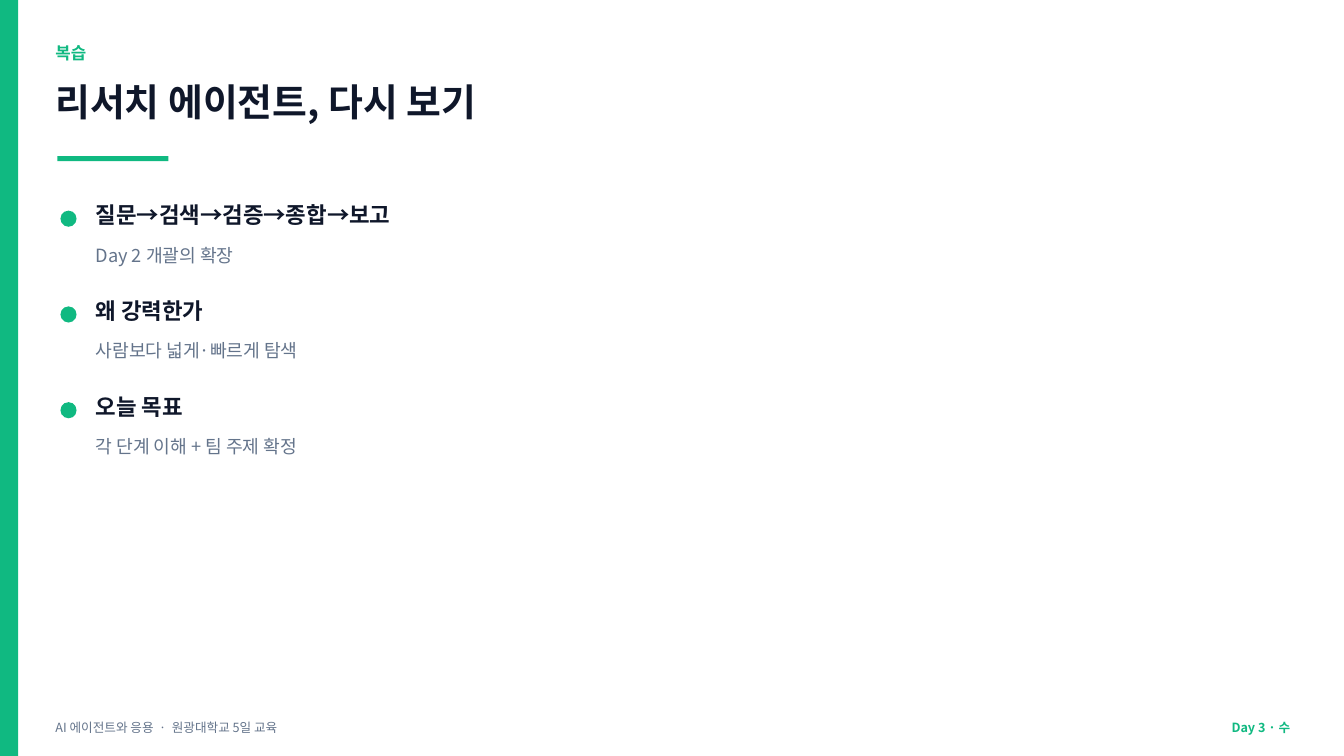
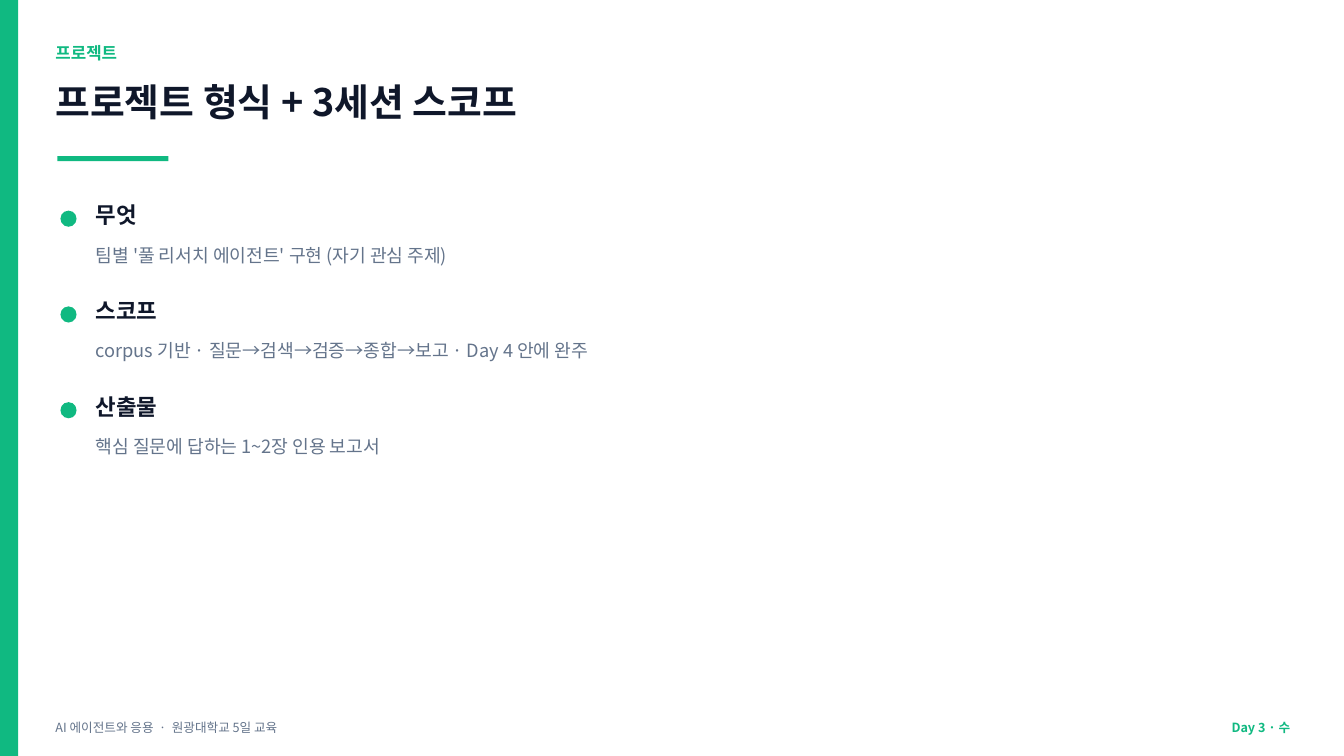
Before and after one commit to jyshin-22/wku-ai-agent-program, a slide deck: slide 22 of slides/day3.pptx (slide 18 before the commit). Drawn at 1344x756 pixels with LibreOffice and Linux fonts; fonts in the diff are those of the drawing. Boxes give left, top, right and bottom in pixels: in the first picture for what was removed or moved away, otherwise in the second. Text is boxed around its words. In the diff, an @@ line names an element or a change of style, - is before the commit and + after.

```diff
--- a/slides/day3.pptx
+++ b/slides/day3.pptx
@@ text at (55, 45, 117, 61): text changed @@
-복습
+프로젝트
@@ text at (55, 84, 517, 120): text changed @@
-리서치 에이전트, 다시 보기
+프로젝트 형식 + 3세션 스코프
@@ text at (96, 204, 137, 225): text changed @@
-질문→검색→검증→종합→보고
+무엇
@@ text at (96, 247, 448, 266): text changed @@
-Day 2 개괄의 확장
+팀별 '풀 리서치 에이전트' 구현 (자기 관심 주제)
@@ text at (96, 301, 158, 319): text changed @@
-왜 강력한가
+스코프
@@ text at (96, 342, 588, 361): text changed @@
-사람보다 넓게·빠르게 탐색
+corpus 기반 · 질문→검색→검증→종합→보고 · Day 4 안에 완주
@@ text at (96, 396, 158, 417): text changed @@
-오늘 목표
+산출물
@@ text at (96, 438, 380, 455): text changed @@
-각 단계 이해 + 팀 주제 확정
+핵심 질문에 답하는 1~2장 인용 보고서
```
Also in this commit, not shown: 10 other slides changed, 1 slide added, 4 slides removed, 12 other files.
